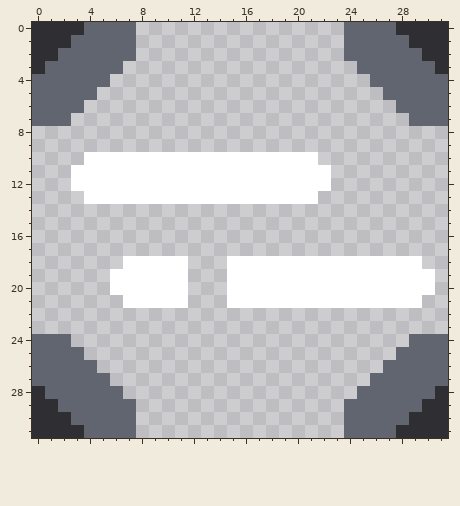
File history of a pixel-art sprite, assets/sprites/blocks/distribution/empyrean-duct-top-3.png. This is how it looked before the edit.
The file is 32x32 pixels.
After the commit:
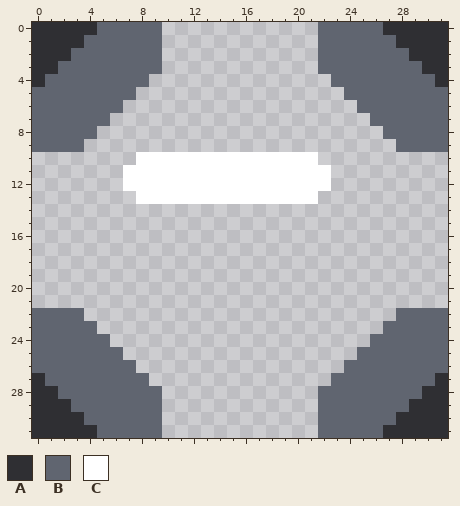
Palette (. is transparent): A #2f2f33  B #606570  C #ffffff
From old to new:
{"y":0,"x":4,"old":"B","new":"A"}
{"y":0,"x":8,"old":"..","new":"BB"}
{"y":0,"x":22,"old":"..","new":"BB"}
{"y":0,"x":27,"old":"B","new":"A"}
{"y":1,"x":3,"old":"B","new":"A"}
{"y":1,"x":8,"old":"..","new":"BB"}
{"y":1,"x":22,"old":"..","new":"BB"}
{"y":1,"x":28,"old":"B","new":"A"}
{"y":2,"x":2,"old":"B","new":"A"}
{"y":2,"x":8,"old":"..","new":"BB"}
{"y":2,"x":22,"old":"..","new":"BB"}
{"y":2,"x":29,"old":"B","new":"A"}
{"y":3,"x":1,"old":"B","new":"A"}
{"y":3,"x":7,"old":"...","new":"BBB"}
{"y":3,"x":22,"old":"...","new":"BBB"}
{"y":3,"x":30,"old":"B","new":"A"}
{"y":4,"x":0,"old":"B","new":"A"}
{"y":4,"x":6,"old":"...","new":"BBB"}
{"y":4,"x":23,"old":"...","new":"BBB"}
{"y":4,"x":31,"old":"B","new":"A"}
{"y":5,"x":5,"old":"...","new":"BBB"}
{"y":5,"x":24,"old":"...","new":"BBB"}
{"y":6,"x":4,"old":"...","new":"BBB"}
{"y":6,"x":25,"old":"...","new":"BBB"}
{"y":7,"x":3,"old":"...","new":"BBB"}
{"y":7,"x":26,"old":"...","new":"BBB"}
{"y":8,"x":0,"old":".....","new":"BBBBB"}
{"y":8,"x":27,"old":".....","new":"BBBBB"}
{"y":9,"x":0,"old":"....","new":"BBBB"}
{"y":9,"x":28,"old":"....","new":"BBBB"}
{"y":10,"x":4,"old":"CCCC","new":"...."}
{"y":11,"x":3,"old":"CCCC","new":"...."}
{"y":12,"x":3,"old":"CCCC","new":"...."}
{"y":13,"x":4,"old":"CCCC","new":"...."}
{"y":18,"x":7,"old":"CCCCC","new":"....."}
{"y":18,"x":15,"old":"CCCCCCCCCCCCCCC","new":"..............."}
{"y":19,"x":6,"old":"CCCCCC","new":"......"}
{"y":19,"x":15,"old":"CCCCCCCCCCCCCCCC","new":"................"}
{"y":20,"x":6,"old":"CCCCCC","new":"......"}
{"y":20,"x":15,"old":"CCCCCCCCCCCCCCCC","new":"................"}
{"y":21,"x":7,"old":"CCCCC","new":"....."}
{"y":21,"x":15,"old":"CCCCCCCCCCCCCCC","new":"..............."}
{"y":22,"x":0,"old":"....","new":"BBBB"}
{"y":22,"x":28,"old":"....","new":"BBBB"}
{"y":23,"x":0,"old":".....","new":"BBBBB"}
{"y":23,"x":27,"old":".....","new":"BBBBB"}
{"y":24,"x":3,"old":"...","new":"BBB"}
{"y":24,"x":26,"old":"...","new":"BBB"}
{"y":25,"x":4,"old":"...","new":"BBB"}
{"y":25,"x":25,"old":"...","new":"BBB"}
{"y":26,"x":5,"old":"...","new":"BBB"}
{"y":26,"x":24,"old":"...","new":"BBB"}
{"y":27,"x":0,"old":"B","new":"A"}
{"y":27,"x":6,"old":"...","new":"BBB"}
{"y":27,"x":23,"old":"...","new":"BBB"}
{"y":27,"x":31,"old":"B","new":"A"}
{"y":28,"x":1,"old":"B","new":"A"}
{"y":28,"x":7,"old":"...","new":"BBB"}
{"y":28,"x":22,"old":"...","new":"BBB"}
{"y":28,"x":30,"old":"B","new":"A"}
{"y":29,"x":2,"old":"B","new":"A"}
{"y":29,"x":8,"old":"..","new":"BB"}
{"y":29,"x":22,"old":"..","new":"BB"}
{"y":29,"x":29,"old":"B","new":"A"}
{"y":30,"x":3,"old":"B","new":"A"}
{"y":30,"x":8,"old":"..","new":"BB"}
{"y":30,"x":22,"old":"..","new":"BB"}
{"y":30,"x":28,"old":"B","new":"A"}
{"y":31,"x":4,"old":"B","new":"A"}
{"y":31,"x":8,"old":"..","new":"BB"}
{"y":31,"x":22,"old":"..","new":"BB"}
{"y":31,"x":27,"old":"B","new":"A"}
{"label":"changed","picture_box":[32,22,162,204]}
{"label":"changed","picture_box":[318,22,448,152]}
{"label":"changed","picture_box":[32,256,188,438]}
{"label":"changed","picture_box":[227,256,448,438]}
